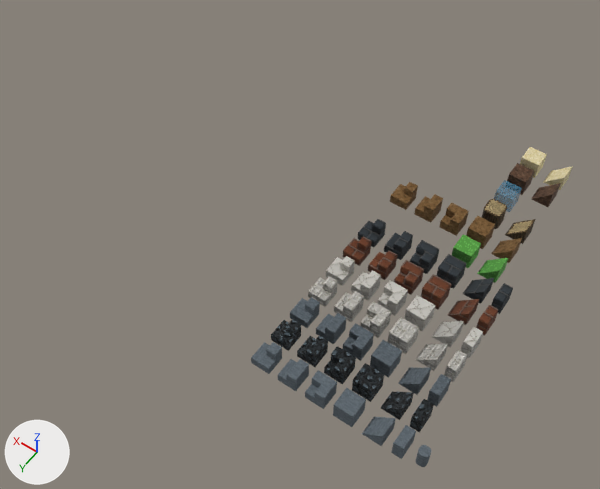
The Blender file assets/models/StaticTiles.blend, before and after one commit.
One viewpoint serves both versions: a 50 mm camera at (-15.9, 50.7, 65.7) aimed at (16.6, 5.1, -5.9). The axes (+X, +Y, +Z) are drawn at lower left. The lights are the same throughout.

Objects in the first picture: 'MarbleBrickStairInteriorCornerTile-col', 'MarbleBrickTile-col', 'MarbleTile-col', 'PolishedStoneStairInteriorCornerTile-col', 'PolishedStoneTile-col', 'RoughStoneSlopeTile-col', 'RoughStoneStairExteriorCornerTile-col', 'RoughStoneStairInteriorCornerTile-col', 'RoughStoneStairTile-col', 'RoughStoneTile-col', 'RoughStoneWallTile-col', 'StoneStairInteriorCornerTile-col', 'StoneTile-col'.
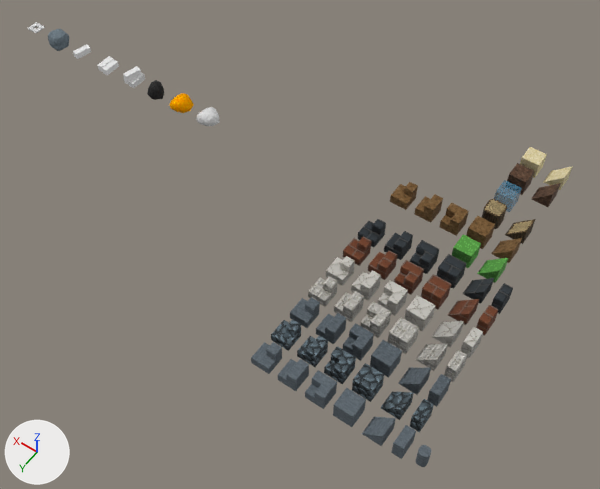
Pixel boxes [x1, y1, x2, y2] of what changed, in the pictures (600 x 489 px):
'RoughStoneTile-col', surface changed
    both: [352, 363, 384, 401]
'RoughStoneStairInteriorCornerTile-col', surface changed
    both: [324, 346, 356, 383]
'RoughStoneStairTile-col', surface changed
    both: [297, 335, 328, 367]
'RoughStoneStairExteriorCornerTile-col', surface changed
    both: [271, 319, 301, 350]
'RoughStoneSlopeTile-col', surface changed
    both: [381, 391, 414, 420]
'RoughStoneWallTile-col', surface changed
    both: [410, 399, 434, 432]
'StoneItemTile-col', shown
    after: [48, 29, 69, 51]
'GoldItemTile-col', shown
    after: [170, 93, 194, 113]
'IronItemTile-col', shown
    after: [197, 107, 220, 126]
'LumberItemTileThree-col', shown
    after: [123, 66, 145, 88]
'LumberItemTileTwo-col', shown
    after: [97, 56, 119, 76]
'CoalItemTile-col', shown
    after: [147, 80, 164, 100]
'LumberItemTileOne-col', shown
    after: [73, 44, 91, 59]
'CoinItemTile-col', shown
    after: [28, 22, 45, 33]

The change, as a list of edits to the scene's bpy script:
```text
Change mat_roughstonematerial:
    where n4 = _N.new('ShaderNodeNormalMap'); n4.name = 'Normal Map'
    add n4.inputs[0].default_value = 0.4  # 'Strength'
Change ob_coalitemtile_col:
    remove ob_coalitemtile_col.hide_set(True)  # its collection is switched off
Change ob_coinitemtile_col:
    remove ob_coinitemtile_col.hide_set(True)  # its collection is switched off
Change ob_golditemtile_col:
    remove ob_golditemtile_col.hide_set(True)  # its collection is switched off
Change ob_ironitemtile_col:
    remove ob_ironitemtile_col.hide_set(True)  # its collection is switched off
Change ob_stoneitemtile_col:
    remove ob_stoneitemtile_col.hide_set(True)  # its collection is switched off
Change ob_lumberitemtileone_col:
    remove ob_lumberitemtileone_col.hide_set(True)  # its collection is switched off
Change ob_lumberitemtilethree_col:
    remove ob_lumberitemtilethree_col.hide_set(True)  # its collection is switched off
Change ob_lumberitemtiletwo_col:
    remove ob_lumberitemtiletwo_col.hide_set(True)  # its collection is switched off
```
